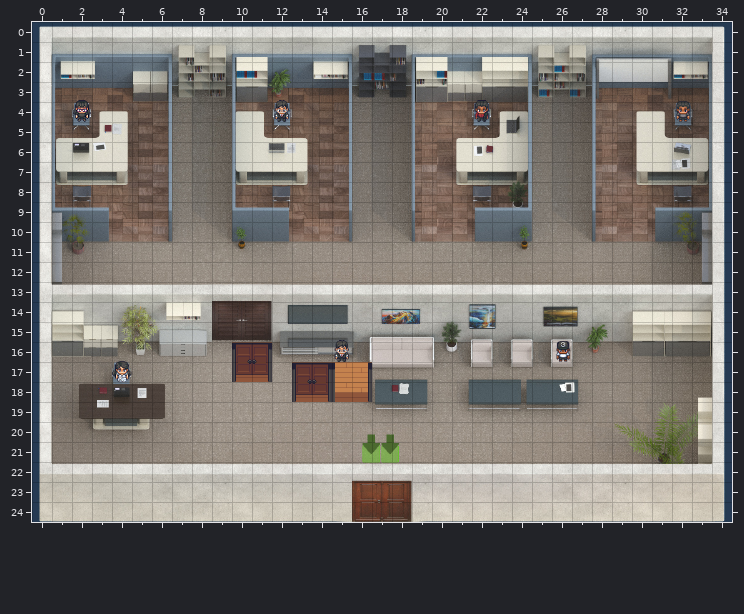
An edit to a level. Tiled map (JSON), Job.tmj. Above, as it was before the edit.
Cells are 32x32 px. Shown: x 0..34, y 0..24.
New version:
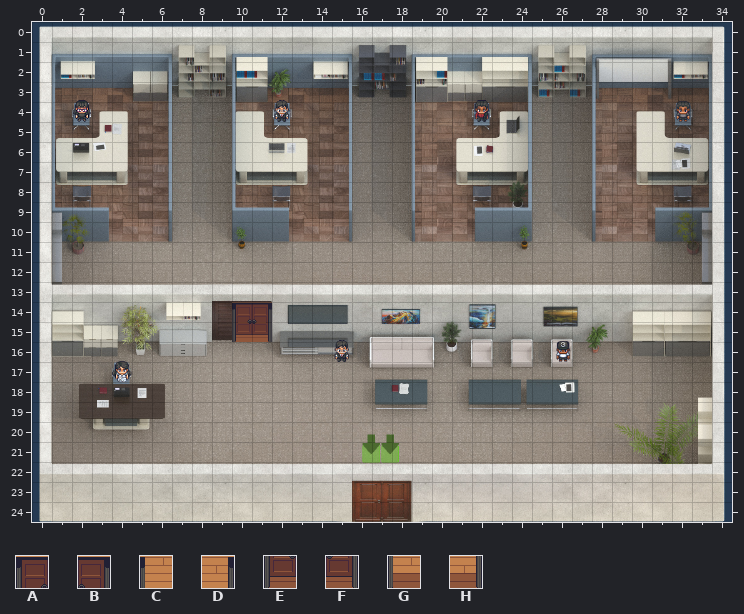
Key: from "Chunk 4": A 110, B 111, C 112, D 113, E 114, F 115, G 116, H 117.
_ is an empty cell.
Diff:
Layer "floor/floor2":
The author cleared tile A in row 17 at x 13.
The author cleared tile B in row 17 at x 14.
The author cleared tile C in row 17 at x 15.
The author cleared tile D in row 17 at x 16.
The author cleared tile E in row 18 at x 13.
The author cleared tile F in row 18 at x 14.
The author cleared tile G in row 18 at x 15.
The author cleared tile H in row 18 at x 16.
Layer "Doors/openDoor":
The author cleared the tile that lay hidden in rows 16 to 17 at x 10 to 11.
Layer "Doors/closeDoor":
Tile A now appears in row 14 at x 10.
Tile B now appears in row 14 at x 11.
Tile E now appears in row 15 at x 10.
Tile F now appears in row 15 at x 11.
The author cleared tile A in row 16 at x 10.
The author cleared tile B in row 16 at x 11.
The author cleared tile E in row 17 at x 10.
The author cleared tile F in row 17 at x 11.
Where, in picture pixels (left, top, right, bottom), the same in both pictures:
changed: (232, 302, 272, 382)
removed: (292, 362, 372, 402)
